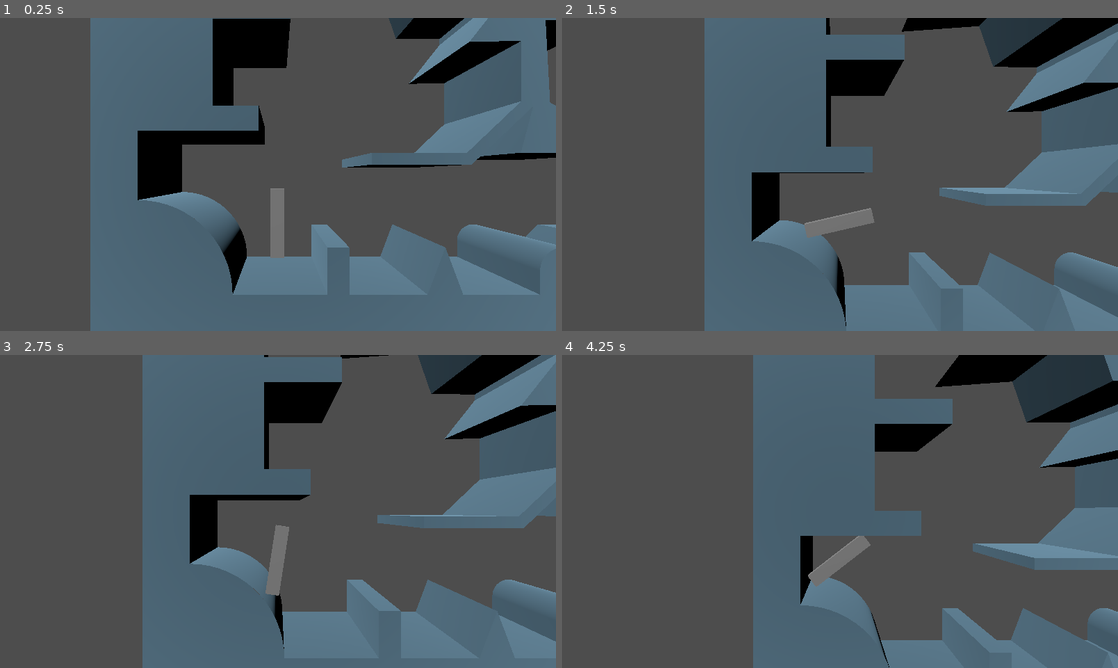
Above: before the commit, frames 1-4 (two rows, left to right).
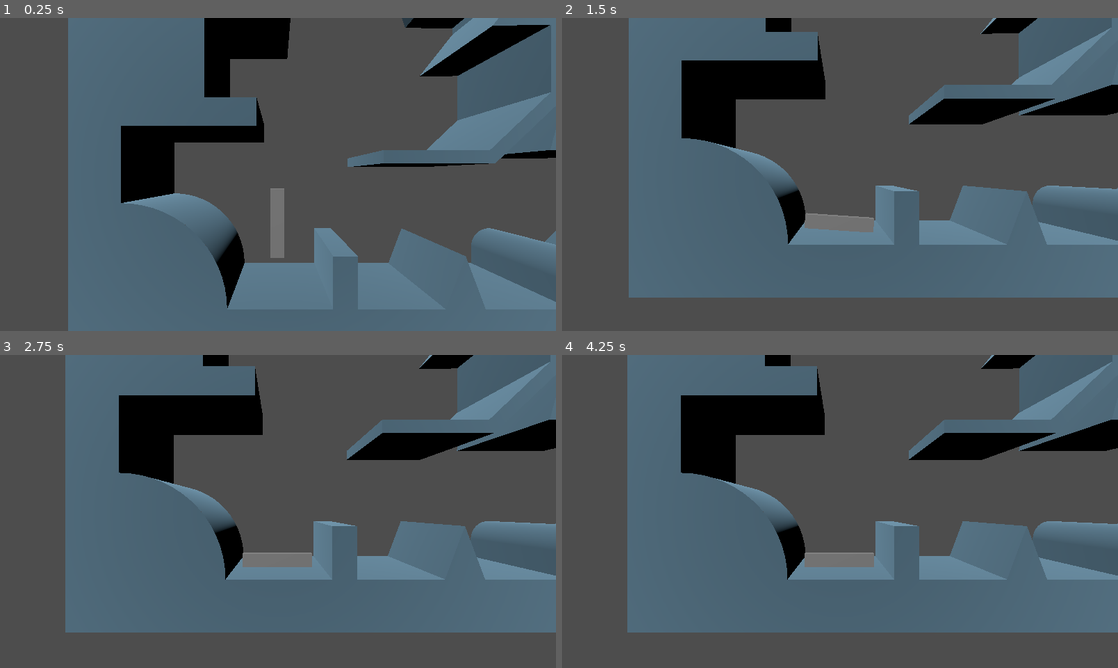
Above: after the commit, the same moments.

Repository: AustereTriceratops/GMTK_2024_prototype
Game: Godot game, scene res://scenes/3dtestscene.tscn
The game is run twice, just before and just after one commit, with the same random seed, the same clock (stepped at 60 frames per second) and the same inputs.
Inputs:
- Up to frame 1 (0.25 s): no input
- Up to frame 2 (1.5 s): hold A (a) 0.53-1.28 s; tap Space (jump) at 0.77, 1.07 s; tap D (d) at 0.8, 1.35 s
- Up to frame 3 (2.75 s): tap Space (jump) at 1.52, 1.82 s; tap S (s) at 1.55, 2.1 s; tap W (w) at 2.3 s
- Up to frame 4 (4.25 s): tap W (w) at 2.85 s; tap Space (jump) at 3.02, 3.05, 3.32, 3.6, 3.77, 4.07 s; hold A (a) from 3.53 s (still down)

The runs differ from the first frame. In frame 1, 12% of the frame differs, in the area x 12-100%, y 0-100%; in frame 2, 55%; in frame 3, 56%; in frame 4, 64%, in the area x 11-100%, y 0-100%.

Commit message:
fix jump

Diff:
--- /dev/null
+++ b/materials/material_blue.tres
@@ -0,0 +1,4 @@
+[gd_resource type="StandardMaterial3D" format=3 uid="uid://di3mjrmv4t8hg"]
+
+[resource]
+albedo_color = Color(0.143522, 0.889332, 0.905339, 1)
--- /dev/null
+++ b/materials/material_pink.tres
@@ -0,0 +1,4 @@
+[gd_resource type="StandardMaterial3D" format=3 uid="uid://c0ad7admql0k2"]
+
+[resource]
+albedo_color = Color(1, 0.627451, 1, 1)
--- a/scenes/3dtestscene.tscn
+++ b/scenes/3dtestscene.tscn
@@ -26,7 +26,7 @@
 [node name="testlevel0" parent="level-mesh" instance=ExtResource("1_wd5ro")]
 visible = false
 
-[node name="StaticBody3D" type="StaticBody3D" parent="level-mesh"]
+[node name="StaticBody3D" type="StaticBody3D" parent="level-mesh" groups=["level"]]
 
 [node name="CollisionShape3D" type="CollisionShape3D" parent="level-mesh/StaticBody3D"]
 shape = SubResource("ConcavePolygonShape3D_mcbea")
--- a/scenes/playerScene.tscn
+++ b/scenes/playerScene.tscn
@@ -1,28 +1,48 @@
-[gd_scene load_steps=5 format=3 uid="uid://capohcmau3xpv"]
+[gd_scene load_steps=8 format=3 uid="uid://capohcmau3xpv"]
 
-[ext_resource type="Script" path="res://scripts/CharacterController.gd" id="1_m4bs3"]
 [ext_resource type="Script" path="res://scenes/Camera.gd" id="2_epny7"]
+[ext_resource type="Script" path="res://scripts/PlayerController2.gd" id="2_jkjcf"]
+[ext_resource type="Script" path="res://scripts/GroundDetect.gd" id="3_t151e"]
 
-[sub_resource type="BoxShape3D" id="BoxShape3D_oxlyj"]
-size = Vector3(0.2, 1, 0.1)
+[sub_resource type="CapsuleMesh" id="CapsuleMesh_p3y87"]
+radius = 0.1
+height = 1.0
+
+[sub_resource type="PhysicsMaterial" id="PhysicsMaterial_r5w80"]
+friction = 0.0
+bounce = 0.4
+
+[sub_resource type="CapsuleShape3D" id="CapsuleShape3D_uhbae"]
+radius = 0.1
+height = 1.0
 
 [sub_resource type="BoxMesh" id="BoxMesh_4yskk"]
 size = Vector3(0.2, 1, 0.1)
 
 [node name="PlayerScene" type="Node3D"]
 
+[node name="GroundDetectionRaycast3D" type="RayCast3D" parent="."]
+transform = Transform3D(1, 0, 0, 0, 1, 0, 0, 0, 1, 2.08165e-12, 2.08165e-12, 0)
+collide_with_areas = true
+script = ExtResource("3_t151e")
+
+[node name="DEBUG_Mesh" type="MeshInstance3D" parent="GroundDetectionRaycast3D"]
+transform = Transform3D(1, 0, 0, 0, 1, 0, 0, 0, 1, 0, -0.451461, 0)
+visible = false
+mesh = SubResource("CapsuleMesh_p3y87")
+
 [node name="Player" type="RigidBody3D" parent="."]
 transform = Transform3D(1, 0, 0, 0, 1, 0, 0, 0, 1, 2.08165e-12, 2.08165e-12, 0)
-axis_lock_linear_z = true
 axis_lock_angular_x = true
 axis_lock_angular_y = true
+physics_material_override = SubResource("PhysicsMaterial_r5w80")
 contact_monitor = true
 max_contacts_reported = 2
-script = ExtResource("1_m4bs3")
+script = ExtResource("2_jkjcf")
 
 [node name="Collider" type="CollisionShape3D" parent="Player"]
 transform = Transform3D(1, 0, 0, 0, 1, 0, 0, 0, 1, 2.08165e-12, 2.08165e-12, 0)
-shape = SubResource("BoxShape3D_oxlyj")
+shape = SubResource("CapsuleShape3D_uhbae")
 
 [node name="MeshInstance3D" type="MeshInstance3D" parent="Player"]
 mesh = SubResource("BoxMesh_4yskk")
--- a/scripts/CharacterController.gd
+++ b/scripts/CharacterController.gd
@@ -1,51 +1,71 @@
-extends RigidBody3D;
-
-@onready var mainNode = get_node('/root/main');
+extends RigidBody3D
 
 var config = {
-	'jumpImpulse': 10,
-	'doubleJumpImpulse': 10,
-	'angularVelocity': 3.0,
+	'jumpImpulse':30,
+	'doubleJumpImpulse': 15,
+	'angularVelocity': 8.0,
+	'gravity': 0.2,
 }
 
-var legalInput = {
-	'jump': true,
-	'doubleJump': false,
-}
+var jump_vel = 5
+var acceleration = 5.0
+var accel_multiplier = 1.0
+var speed = 15
+var max_speed = 25
+var move_input = Vector2.ZERO
+var is_on_floor = true
+var sense = 9.0
+var stop_speed = 0.1
 
-var pendingInput = {
-	'jump': false,
-	'doubleJump': false,
-}
+var velocity = Vector3()
 
-func _integrate_forces(state):
-	if pendingInput['jump']:
-		pendingInput['jump'] = false;
+@onready var feet : Node = $"../GroundDetectionRaycast3D"
 
-		var collisionPos = state.get_contact_local_position(0);
-		var diff = position - collisionPos;
-		diff.z = 0;
-		var launchDir = -diff.normalized();
-		apply_central_impulse(config['jumpImpulse']*launchDir);
+# Called when the node enters the scene tree for the first time.
+func _ready():
+	linear_damp = 1.0
 
-	if pendingInput['doubleJump']:
-		pendingInput['doubleJump'] = false;
-
-		apply_central_impulse(config['doubleJumpImpulse']*Vector3(0, -1, 0));
-
-func _process(delta):
-	var nContacts = get_contact_count();
-
+func _physics_process(delta: float) -> void:
 	if Input.is_action_pressed('a'):
 		set_angular_velocity(config['angularVelocity'] * Vector3(0, 0, 1));
 	if Input.is_action_pressed('d'):
 		set_angular_velocity(-config['angularVelocity'] * Vector3(0, 0, 1));
 
-	if Input.is_action_just_pressed('jump'):
-		print(nContacts)
-		if nContacts == 1 || nContacts == 2:
-			pendingInput['jump'] = true;
-			legalInput['doubleJump'] = true;
-		elif nContacts == 0 && legalInput['doubleJump']:
-			pendingInput['doubleJump'] = true;
-			legalInput['doubleJump'] = false;
+	if gravity_scale >= 0: gravity_scale = 0
+	is_on_floor = false
+
+	if feet.is_colliding():
+		# linear movement allowed if on ground
+		move_input = Vector2.ZERO
+		var dir = Vector3()
+		move_input = Input.get_vector("a","d", "s", "w")
+		dir += move_input.x*feet.global_transform.basis.x;
+		dir -= move_input.y*feet.global_transform.basis.z;
+		velocity = lerp(velocity, dir*max_speed, acceleration * accel_multiplier * delta)
+		apply_central_force(velocity)
+		# note that we're on floor
+		is_on_floor = true
+		gravity_scale = 1.0
+		accel_multiplier = 1.0
+		print("on floor")
+	if Input.is_action_just_pressed("jump") and is_on_floor:
+		accel_multiplier = 0.1
+		is_on_floor = false
+		apply_central_impulse(Vector3.UP * jump_vel)
+	elif !feet.is_colliding():
+		print("not touching")
+		is_on_floor = false
+		gravity_scale = 1.0;
+
+func _integrate_forces(state):
+	#limit max speed
+	if state.linear_velocity.length()>max_speed:
+		state.linear_velocity=state.linear_velocity.normalized()*max_speed
+	#artificial stopping movement i.e not using physics
+	if move_input.length() < 0.2:
+		state.linear_velocity.x = clamp(state.linear_velocity.x,0,stop_speed)
+		state.linear_velocity.z = clamp(state.linear_velocity.z,0,stop_speed)
+	#push against floor to avoid sliding on "unreasonable" slopes
+	if state.get_contact_count() > 0 and move_input.length()< 0.2:
+		if is_on_floor and state.get_contact_local_normal(0).y < 0.9:
+			apply_central_force(-state.get_contact_local_normal(0)*10)
--- /dev/null
+++ b/scripts/GroundDetect.gd
@@ -0,0 +1,16 @@
+extends RayCast3D
+
+@export var player_path : NodePath = "../Player"
+var current_collider
+@onready var color_no_collide = load("res://materials/material_blue.tres")
+@onready var color_collide = load("res://materials/material_pink.tres")
+@onready var player = get_node(player_path)
+
+func _process(_delta):
+	# track player position without inheriting the rotation
+	global_position = get_node(player_path).global_position
+	#get_node(player_path).on_floor = is_colliding()# and collider.is_in_group("level")
+	#if is_colliding() and Input.is_action_just_pressed("jump"):
+		##get_node(player_path).
+		#print("collide")
+	$DEBUG_Mesh.material_override = color_collide if is_colliding() else color_no_collide
